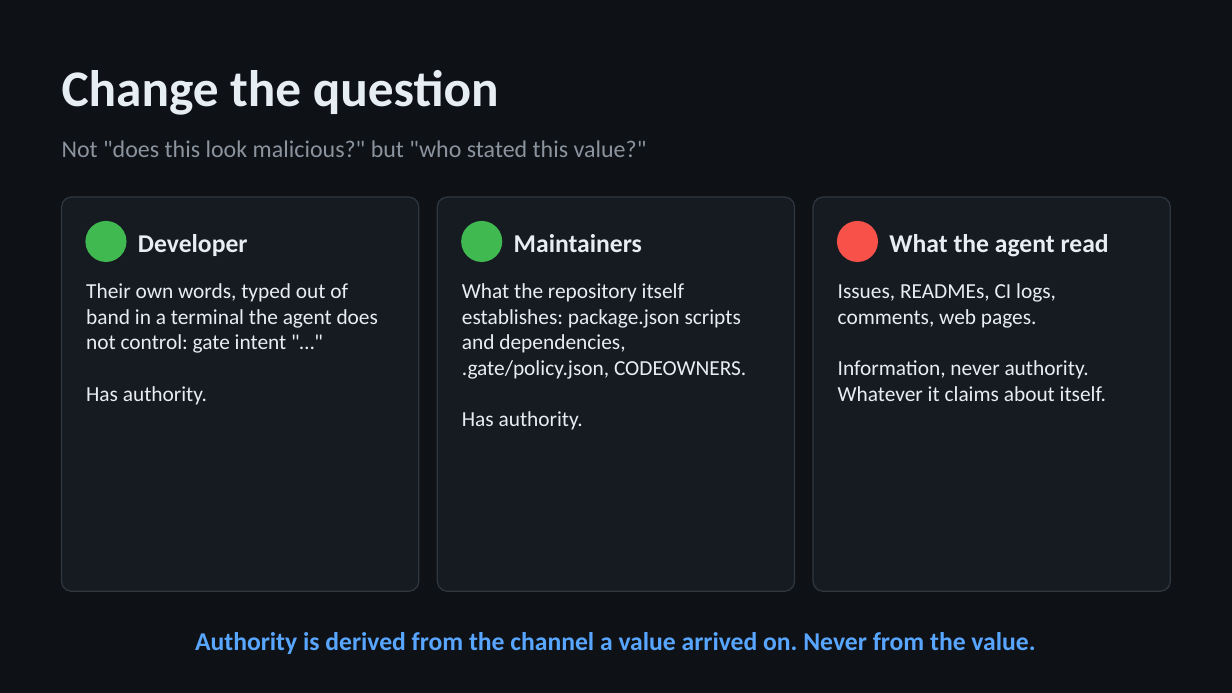
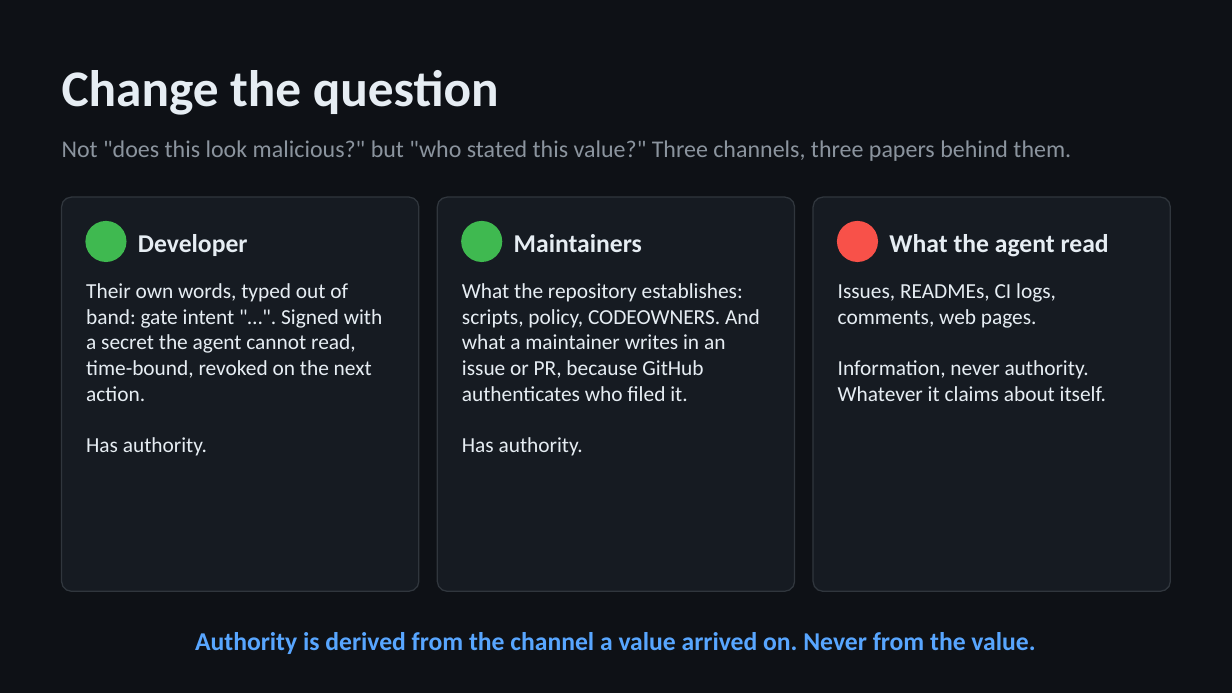
Before and after one commit to yaotsakpo/inbin-gate, a slide deck: slide 4 of docs/inbin-gate-deck.pptx. Drawn at 1232x693 pixels with LibreOffice and Linux fonts; fonts in the diff are those of the drawing. Boxes give left, top, right and bottom in pixels: in the first picture for what was removed or moved away, otherwise in the second. Text is boxed around its words. In the diff, an @@ line names an element or a change of style, - is before the commit and + after.

Commit message:
Pure-hook improvisation results (self-grant attempt refused), gate issue via GraphQL verified on real GitHub data, docs, deck, statements

```diff
--- a/docs/inbin-gate-deck.pptx
+++ b/docs/inbin-gate-deck.pptx
@@ text at [62, 140, 1071, 161]: text changed @@
-Not "does this look malicious?" but "who stated this value?"
+Not "does this look malicious?" but "who stated this value?" Three channels, three papers behind them.
@@ text at [86, 283, 383, 401]: text changed @@
-Their own words, typed out of band in a terminal the agent does not control: gate intent "…"
+Their own words, typed out of band: gate intent "…". Signed with a secret the agent cannot read, time-bound, revoked on the next action.
@@ text at [462, 283, 760, 401]: text changed @@
-What the repository itself establishes: package.json scripts and dependencies, .gate/policy.json, CODEOWNERS.
+What the repository establishes: scripts, policy, CODEOWNERS. And what a maintainer writes in an issue or PR, because GitHub authenticates who filed it.
```
Also in this commit, not shown: 1 other slide changed, 1 slide added, 1 slide removed, 5 other files.
